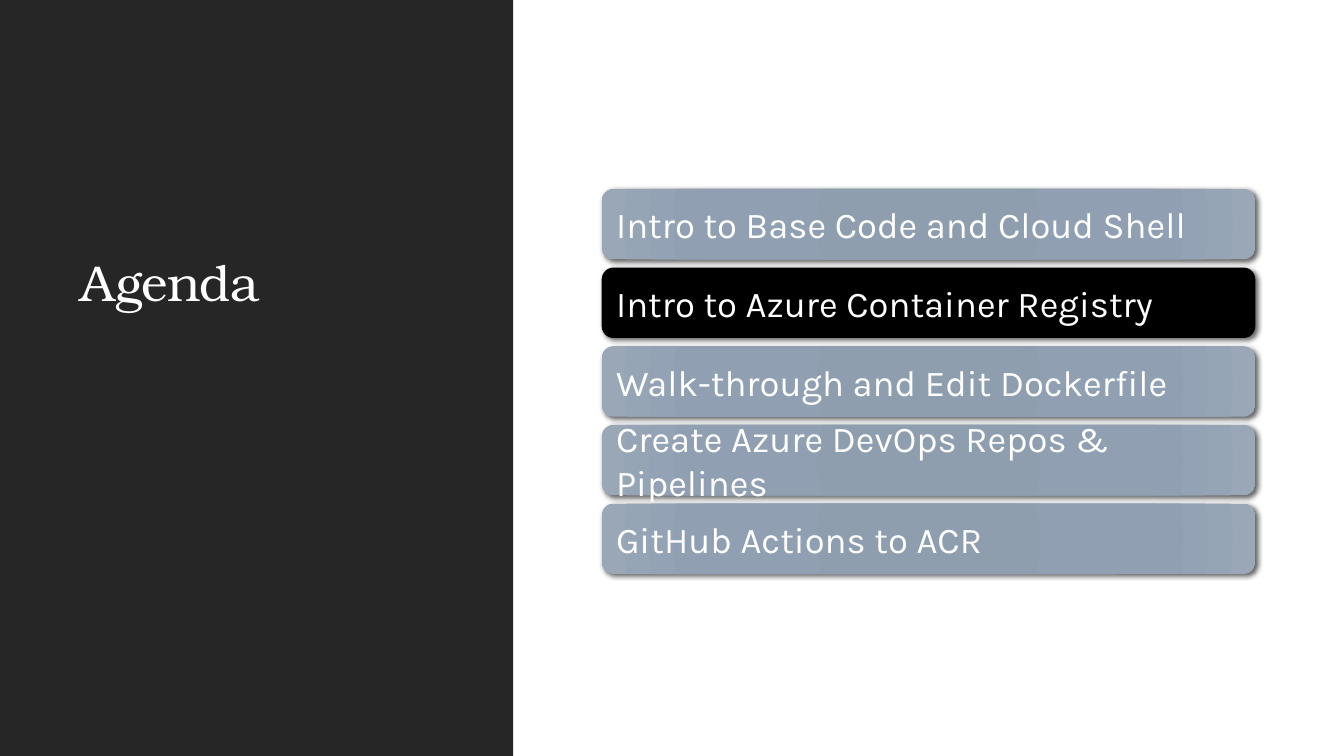
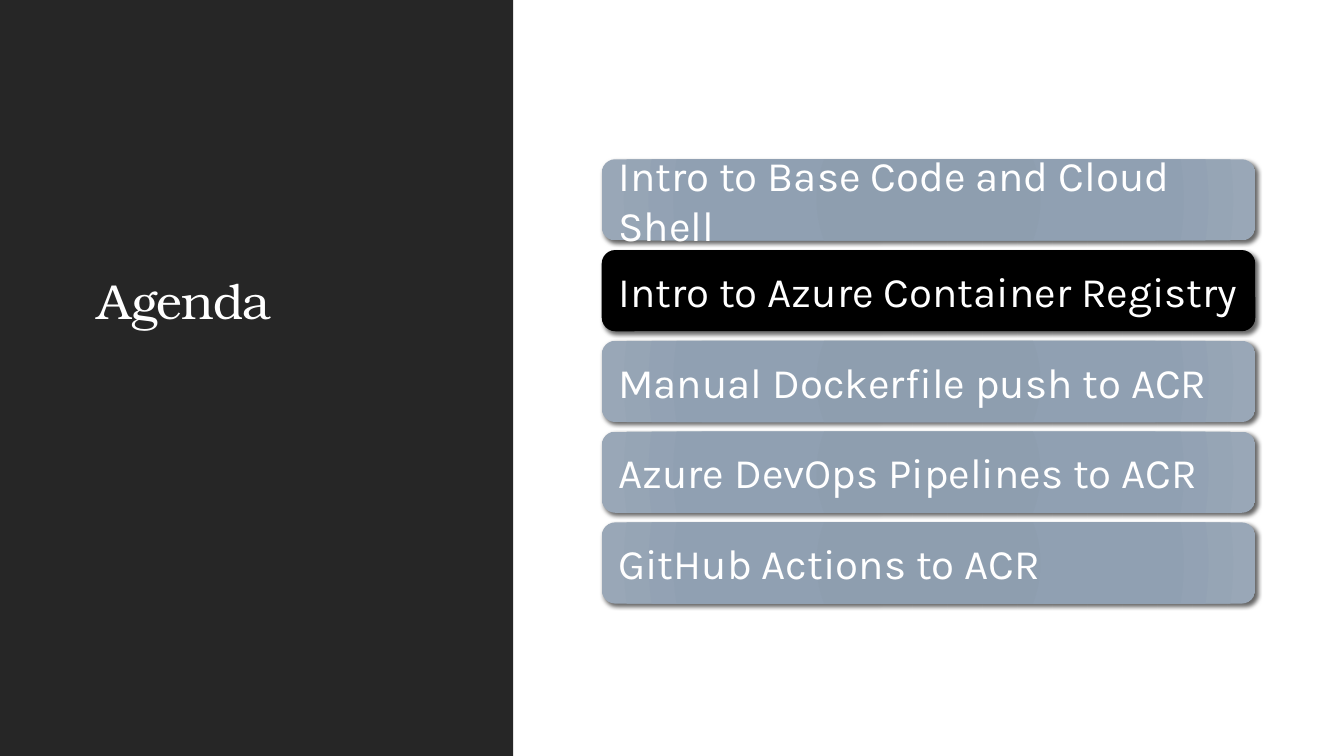
Before and after one commit to brharr/container-apps-in-cloud, a slide deck: slide 8 of Containerized Applications.pptx. Drawn at 1344x756 pixels with LibreOffice and Linux fonts; fonts in the diff are those of the drawing. Boxes give left, top, right and bottom in pixels: in the first picture for what was removed or moved away, otherwise in the second. Text is boxed around its words. In the diff, an @@ line names an element or a change of style, - is before the commit and + after.

```diff
--- a/Containerized Applications.pptx
+++ b/Containerized Applications.pptx
@@ rounded rectangle: place and size @@
-rounded rectangle at [602, 189, 1255, 259]
+rounded rectangle at [602, 159, 1255, 241]
@@ size 26 to 30 pt; more space between paragraphs in 3 elements at [618, 278, 1237, 318], [618, 550, 1041, 580], [618, 153, 1170, 253] @@
@@ text "Intro to Base Code and ...": place and size @@
-text "Intro to Base Code and ..." at [616, 213, 1186, 239]
+text "Intro to Base Code and ..." at [618, 153, 1170, 253]
@@ rounded rectangle: place and size @@
-rounded rectangle at [602, 267, 1255, 338]
+rounded rectangle at [602, 250, 1255, 332]
@@ text "Intro to Azure Container Registry": place and size @@
-text "Intro to Azure Container Registry" at [616, 292, 1152, 326]
+text "Intro to Azure Container Registry" at [618, 278, 1237, 318]
@@ text "Agenda": place and size @@
-text "Agenda" at [81, 265, 259, 313]
+text "Agenda" at [98, 283, 271, 331]
@@ text "Agenda" at [98, 283, 271, 331]: size 36 to 35.1 pt; line spacing 0.9 to 0.8 @@
@@ rounded rectangle: place and size @@
-rounded rectangle at [602, 346, 1255, 416]
+rounded rectangle at [602, 341, 1255, 422]
@@ text at [618, 369, 1206, 408]: text changed; size 26 to 30 pt @@
-Walk-through and Edit Dockerfile
+Manual Dockerfile push to ACR
@@ rounded rectangle: place and size @@
-rounded rectangle at [602, 425, 1255, 496]
+rounded rectangle at [602, 432, 1255, 513]
@@ text at [618, 459, 1198, 498]: text changed; size 26 to 30 pt @@
-Create Azure DevOps Repos & Pipelines
+Azure DevOps Pipelines to ACR
@@ rounded rectangle: place and size @@
-rounded rectangle at [602, 504, 1255, 575]
+rounded rectangle at [602, 522, 1255, 604]
@@ text "GitHub Actions to ACR": place and size @@
-text "GitHub Actions to ACR" at [616, 528, 983, 554]
+text "GitHub Actions to ACR" at [618, 550, 1041, 580]
```
Also in this commit, not shown: 1 slide added, 1 other file.
